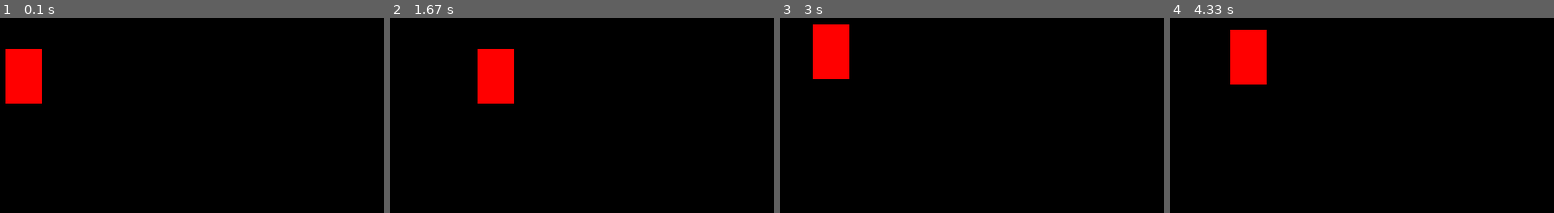
Above: before the commit, frames 1-4 (left to right).
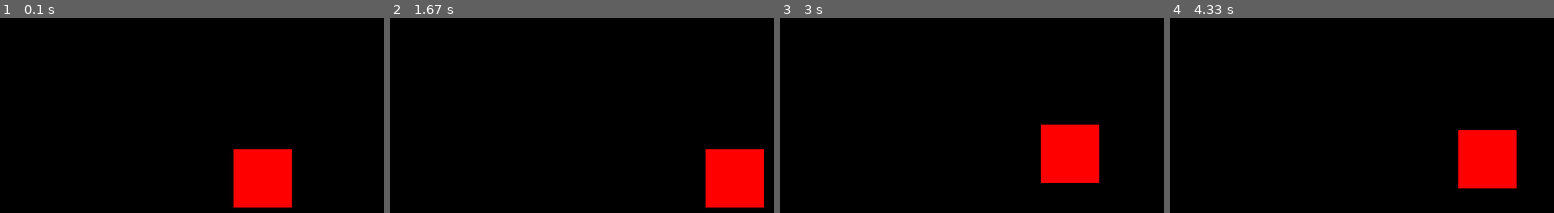
Above: after the commit, the same moments.

Repository: MaxwellMarcus/Pygame
Game: pygame game, started from game.py
The game is run twice, just before and just after one commit, with the same random seed, the same clock (stepped at 60 frames per second) and the same inputs.
Inputs:
- Up to frame 1 (0.1 s): no input
- Up to frame 2 (1.67 s): tap Space at 0.33, 0.73, 1.03, 1.23, 1.53 s; hold Right 0.67-1.13 s; hold Right 1.17-1.63 s
- Up to frame 3 (3 s): hold Left 1.67-2.2 s; tap Space at 1.73, 2.03, 2.3, 2.73 s; hold Left 2.23-2.63 s; hold Right from 2.67 s (still down)
- Up to frame 4 (4.33 s): tap Space at 3.03, 3.4, 3.7, 3.9, 4.2 s; release Right at 3.3 s; hold Left 3.33-3.8 s; hold Right 3.83-4.3 s

The runs differ from the first frame. In frame 1, 7.2% of the frame differs, in the area x 1-77%, y 15-98%; in frame 2, 7.2%; in frame 3, 7.2%; in frame 4, 7.2%.

Commit message:
changed to object oriented program

Diff:
--- a/game.py
+++ b/game.py
@@ -8,19 +8,26 @@
 
 pygame.display.set_caption('Game')
 
-x = 50
-y = 300
-width = 40
-height = 60
-vel = 5
+class Player:
+    def __init__(self,x,y,width,height):
+        self.x = x
+        self.y = y
+        self.width = width
+        self.height = height
+        self.vel = 5
 
-is_jump = False
-jump_vel = 5
-highest_jump_vel = jump_vel
+        self.is_jump = False
+        self.jump_vel = 5
+        self.highest_jump_vel = self.jump_vel
 
-left = False
-right = False
-animation_frame = 0
+        self.right = False
+        self.left = False
+        self.animation_frame = 0
+
+
+
+player = Player(300,410,64,64)
+
 
 run = True
 while run:
@@ -32,28 +39,28 @@
 
 
     keys = pygame.key.get_pressed()
-    if keys[pygame.K_LEFT] and x > vel:
-        x -= vel
-    if keys[pygame.K_RIGHT] and x < 500-vel-width:
-        x += vel
-    if not is_jump:
+    if keys[pygame.K_LEFT] and player.x > player.vel:
+        player.x -= player.vel
+    if keys[pygame.K_RIGHT] and player.x < 500-player.vel-player.width:
+        player.x += player.vel
+    if not player.is_jump:
         if keys[pygame.K_SPACE]:
-            is_jump = True
+            player.is_jump = True
     else:
-        if jump_vel >= -highest_jump_vel:
+        if player.jump_vel >= -player.highest_jump_vel:
             down = 1
-            if jump_vel < 0:
+            if player.jump_vel < 0:
                 down = -1
 
-            y -= (jump_vel**2/2)*down
-            jump_vel -= 1
+            player.y -= (player.jump_vel**2/2)*down
+            player.jump_vel -= 1
         else:
-            is_jump = False
-            jump_vel = highest_jump_vel
+            player.is_jump = False
+            player.jump_vel = player.highest_jump_vel
 
 
     win.fill((0,0,0))
-    pygame.draw.rect(win, (255,0,0),(x,y,width,height))
+    pygame.draw.rect(win, (255,0,0),(player.x,player.y,player.width,player.height))
     pygame.display.update()
 
 pygame.quit()
